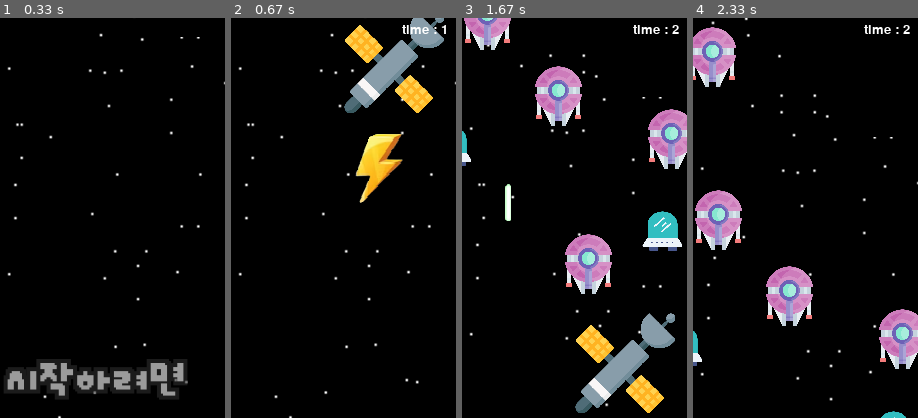
Above: before the commit, frames 1-4 (left to right).
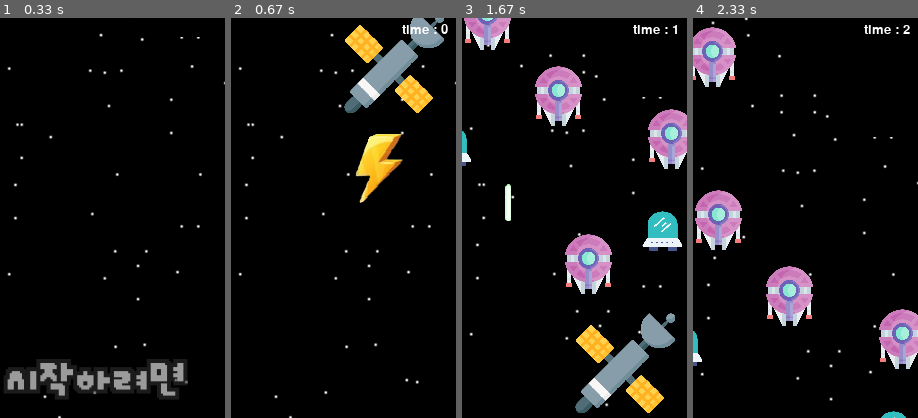
Above: after the commit, the same moments.

Repository: KROOKIMWOOBIN/pygame-spaceship
Game: pygame game, started from Python2023_Game.py
The game is run twice, just before and just after one commit, with the same random seed, the same clock (stepped at 60 frames per second) and the same inputs.
Inputs:
- Up to frame 1 (0.33 s): no input
- Up to frame 2 (0.67 s): tap Enter at 0.33 s
- Up to frame 3 (1.67 s): tap Space at 0.67, 1.07, 1.37, 1.57 s; hold Right 1-1.47 s; hold Up from 1.5 s (still down)
- Up to frame 4 (2.33 s): release Up at 1.8 s; hold Right 1.83-2.3 s; tap Space at 1.9, 2.2 s
The pictures show only the part of the screen within x 40-90%, y 0-50%; the shares and areas given below are measured in that part.

Frame 1 is identical in both runs. In frame 2, less than 0.1% of the frame differs, in the area x 93-97%, y 1-4%; in frame 3, less than 0.1%; in frame 4, nothing differs.

Commit message:
remove time module

Diff:
--- a/Python2023_Game.py
+++ b/Python2023_Game.py
@@ -1,8 +1,6 @@
 import pygame
 import random
-import time
 import sys
-from datetime import datetime
 
 
 # 소스 디렉터리
@@ -293,8 +291,6 @@
 
 item_speed = 10
 
-# 시작 시
-start_time = datetime.now()
 # 카운트 다운
 StartPage()
 
@@ -344,10 +340,6 @@
             laser_delay = power
 
 
-
-    # 입력, 시간에 따른 변화
-    now_time = datetime.now()
-    delta_time = round((now_time - start_time).total_seconds())
 
 
     # 몬스터 생성
@@ -480,7 +472,7 @@
     text_score = font.render("score : {} ". format(round(score)), True, (255, 255, 0))
     screen.blit(text_score, (10, 5))
 
-    text_time = font.render("time : {}". format(delta_time), True, (255, 255, 255))
+    text_time = font.render("time : {}". format(round(count / 60)), True, (255, 255, 255))
     screen.blit(text_time, (size[0]-100, 5))
     for bss in boss_list:
         boss_hp = font.render("boss : {} ". format(bss.hp), True, (255, 255, 0))
